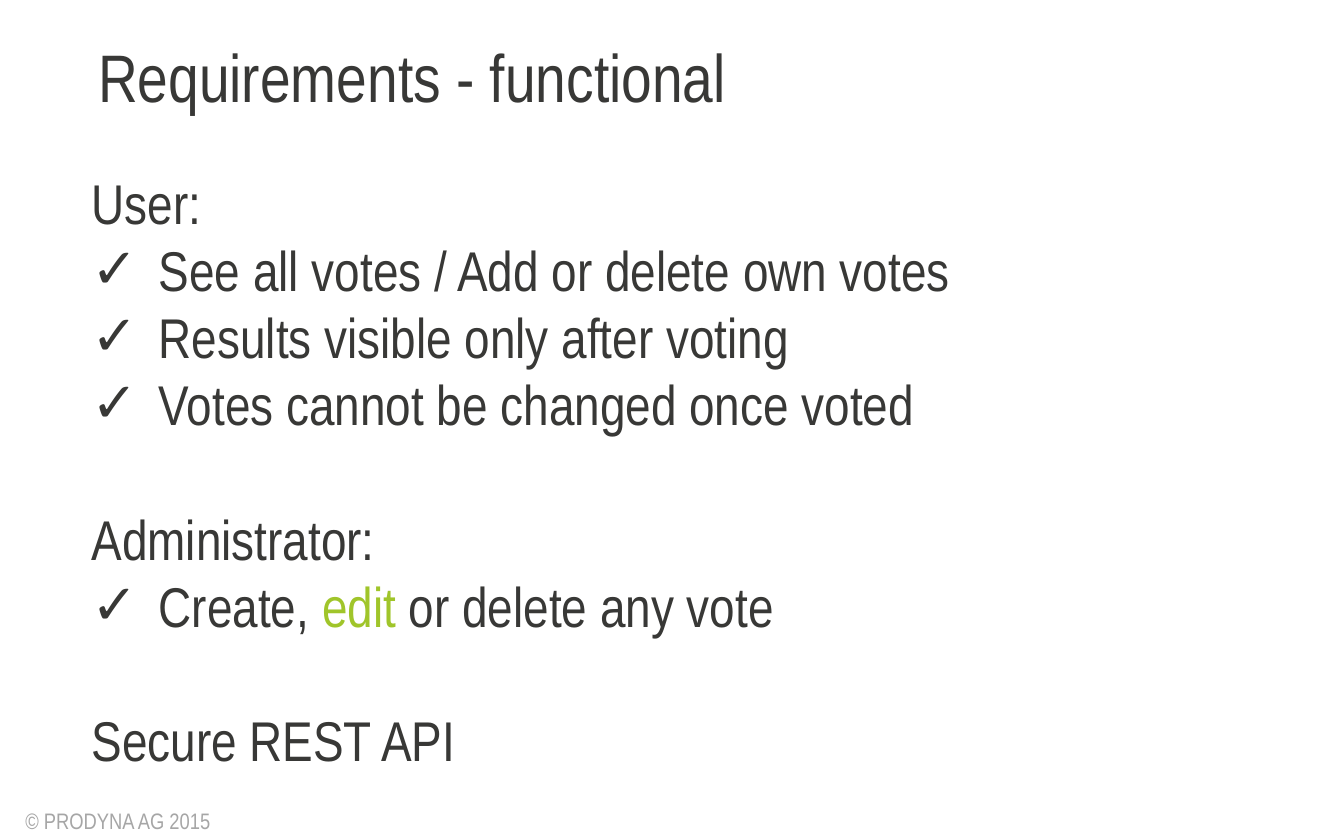
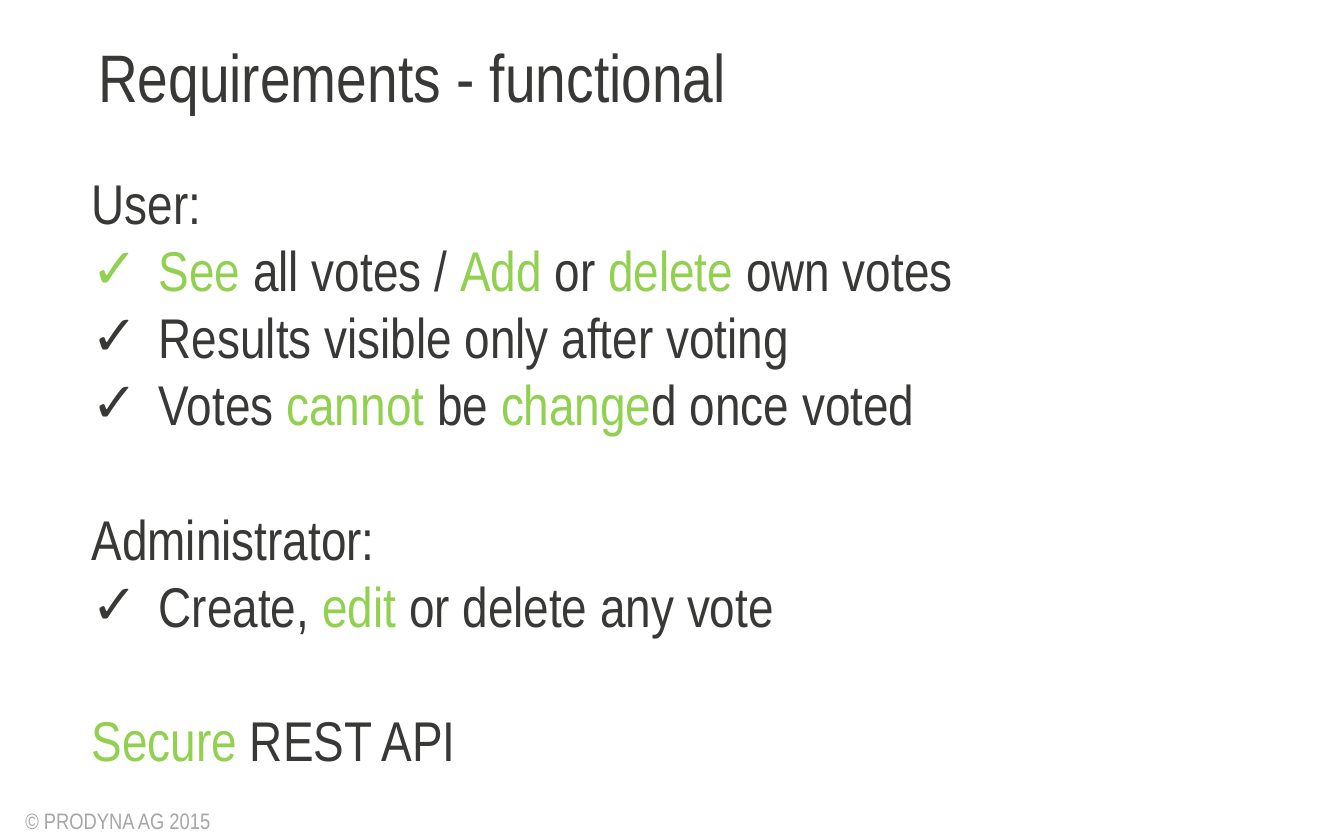
Before and after one commit to BGligorijevic/pac-slides, a slide deck: slide 3 of PAC-presentation.pptx. Drawn at 1344x840 pixels with LibreOffice and Linux fonts; fonts in the diff are those of the drawing; background and template pictures are left out. Boxes give left, top, right and bottom in pixels: in the first picture for what was removed or moved away, otherwise in the second. Text is boxed around its words. In the diff, an @@ line names an element or a change of style, - is before the commit and + after.

```diff
--- a/PAC-presentation.pptx
+++ b/PAC-presentation.pptx
@@ text at (92, 250, 953, 762): text colour #383836 to #92D050 in "See Add delete", "cannot changed", "Secure"; text colour #A0C52A to #92D050 in "edit" @@
```
Also in this commit, not shown: 7 other slides changed, 1 slide added.
